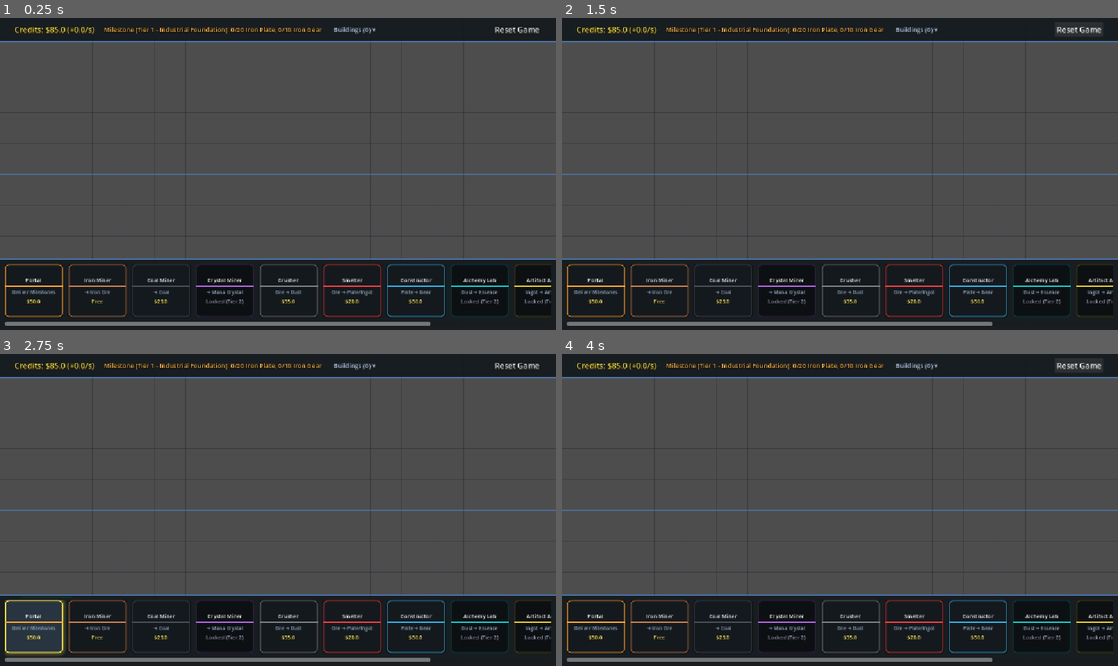
Above: before the commit, frames 1-4 (two rows, left to right).
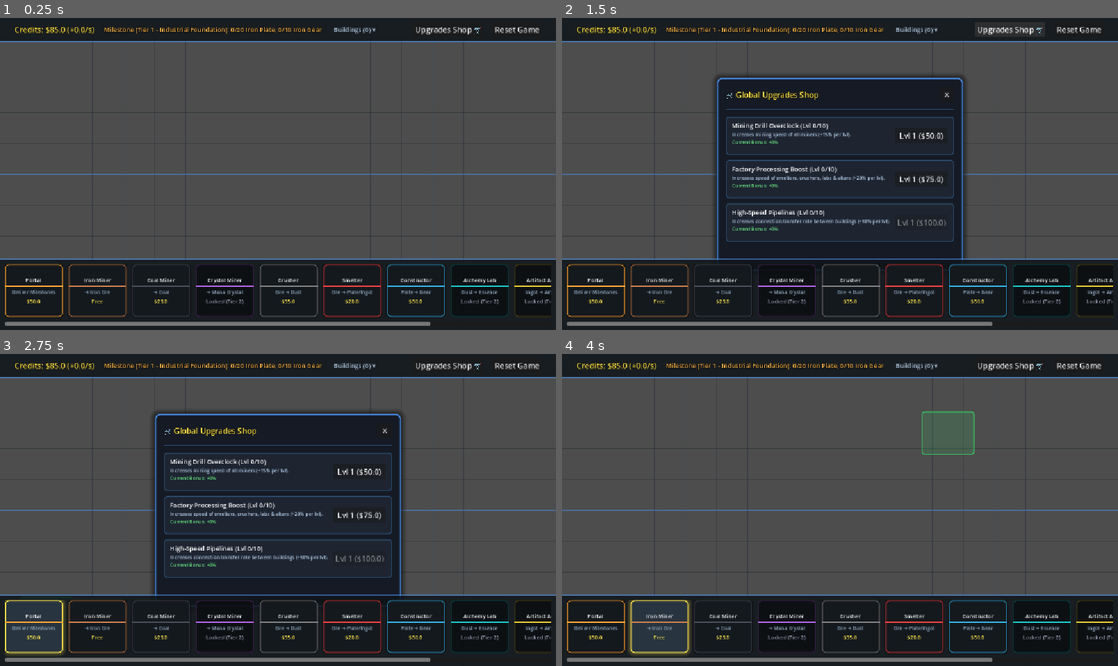
Above: after the commit, the same moments.

Repository: DisKass/Divine
Game: Godot game, scene res://scenes/main_game.tscn
The game is run twice, just before and just after one commit, with the same random seed, the same clock (stepped at 60 frames per second) and the same inputs.
Inputs (mouse positions are in pixels of both pictures, inside the frame that each line leads up to):
- Up to frame 1 (0.25 s): no input
- Up to frame 2 (1.5 s): click "Buildings (0) ▾" at 0.5 s; click "Reset Game" (after the commit: "Upgrades Shop 🛒") at 1.25 s
- Up to frame 3 (2.75 s): click (33, 625) at 2.02 s
- Up to frame 4 (4 s): click (662, 625) at 2.77 s; click "Reset Game" (after the commit: "✕") at 3.5 s

The runs differ from the first frame. In frame 1, 0.2% of the frame differs, in the area x 74-87%, y 2-6%; in frame 2, 26%, in the area x 27-87%, y 2-78%; in frame 3, 26%; in frame 4, 2.2%.

Commit message:
feat: Global Upgrades Shop Core & UI with logistics transfer rate balancing

Diff:
--- /dev/null
+++ b/scenes/shop_panel.tscn
@@ -0,0 +1,6 @@
+[gd_scene load_steps=2 format=3]
+
+[ext_resource type="Script" path="res://scripts/visual/shop_panel.gd" id="1_shop"]
+
+[node name="ShopPanel" type="PanelContainer"]
+script = ExtResource("1_shop")
--- a/scripts/core/benchmark.gd
+++ b/scripts/core/benchmark.gd
@@ -11,9 +11,11 @@
 	verify_resource_flow()
 	verify_multi_recipe_switching()
 	verify_portal_milestones()
+	verify_upgrades_shop()
 	run_performance_benchmark()
 
 	quit()
+
 
 
 func verify_economy_rules() -> void:
@@ -313,20 +315,11 @@
 
 	# Run ticks to deliver resources
 	print("Simulating ticks for Portal deliveries...")
-	# Tick 1: Producer outputs items
-	net.tick(1.0, economy)
-	# Tick 2: Items transfer to Portal and are submitted to economy
-	net.tick(1.0, economy)
-
-	var m_status1 = economy.get_current_milestone()
-	print("Progress after 1 batch: ", m_status1["progress"])
-
-	# Tick 3 & 4: Deliver second batch (total 20 iron_plate, 10 iron_gear -> completes Tier 1 requirement)
-	net.tick(1.0, economy)
-	net.tick(1.0, economy)
+	for t in range(25):
+		net.tick(1.0, economy)
 
 	var m_status2 = economy.get_current_milestone()
-	print("Current Milestone after 2nd batch: Tier ", m_status2["tier"], " - ", m_status2["name"])
+	print("Current Milestone after 25 ticks: Tier ", m_status2["tier"], " - ", m_status2["name"])
 
 	var lab_unlocked_t2 = economy.is_building_unlocked("alchemy_lab")
 	var altar_unlocked_t2 = economy.is_building_unlocked("artifact_altar")
@@ -336,3 +329,52 @@
 		print("[PASS] Portal delivery, Milestone Tier 1 completion, and Tier 2 building unlocks verified successfully!")
 	else:
 		print("[FAIL] Milestone completion or Tier 2 unlocks failed.")
+
+func verify_upgrades_shop() -> void:
+	print("\n--- Verifying Global Upgrades Shop & Logistics Bottleneck ---")
+	var economy = EconomyManager.new()
+	economy.resources["credits"] = 500.0
+
+	# Initial levels and costs
+	print("Initial Credits: ", economy.get_resource("credits"))
+	var cost_lvl1 = economy.get_upgrade_cost("miner_speed")
+	print("Miner Speed Lvl 1 Cost: ", cost_lvl1)
+
+	# Buy Level 1 & 2 miner speed
+	var buy1 = economy.buy_upgrade("miner_speed")
+	var buy2 = economy.buy_upgrade("miner_speed")
+	print("Miner Speed Lvl 2 -> Credits Left: ", economy.get_resource("credits"))
+
+	# Verify network simulation speed scaling
+	var net = FactoryNetwork.new()
+	var miner = net.add_building("miner", Vector2i(0, 0), {})
+	var smelter = net.add_building("smelter", Vector2i(0, 1), {
+		"inputs": { "iron_ore": 1.0 },
+		"outputs": { "iron_plate": 1.0 },
+		"duration": 1.0
+	})
+
+	# Miner outputs 2.0 per tick for bottleneck testing
+	miner.outputs["iron_ore"] = 2.0
+	net.add_connection(miner.id, smelter.id)
+
+
+	# Tick without logistics upgrade: transfer_rate = 1.0 per tick, leaving 1.0 backlogged in miner outputs
+	net.tick(1.0, economy)
+	var backlog_base = miner.outputs.get("iron_ore", 0.0)
+	print("Miner backlog without logistics upgrade (max_transfer=1.0): ", backlog_base)
+
+	# Buy Logistics Pipeline Lvl 2 (+100% -> transfer_rate = 2.0)
+	economy.buy_upgrade("logistics_transfer")
+	economy.buy_upgrade("logistics_transfer")
+
+	miner.outputs["iron_ore"] = 2.0
+	smelter.inputs["iron_ore"] = 0.0
+	net.tick(1.0, economy)
+	var backlog_upgraded = miner.outputs.get("iron_ore", 0.0)
+	print("Miner backlog with Logistics Lvl 2 upgrade (max_transfer=2.0): ", backlog_upgraded)
+
+	if buy1 and buy2 and backlog_base == 1.0 and backlog_upgraded == 0.0:
+		print("[PASS] Global Upgrades purchasing, cost scaling, and logistics transfer bottleneck verified successfully!")
+	else:
+		print("[FAIL] Global Upgrades verification failed.")
--- a/scripts/core/building_data.gd
+++ b/scripts/core/building_data.gd
@@ -68,13 +68,14 @@
 			output_limits[res] = maxf(r_outputs[res] * 10.0, 20.0)
 
 ## Simulates a single tick of duration `delta` (usually 1.0 second).
-func tick(delta: float = 1.0) -> void:
+func tick(delta: float = 1.0, speed_multiplier: float = 1.0) -> void:
 	if active_recipe.is_empty():
 		return
 
 	var recipe_inputs = active_recipe.get("inputs", {})
 	var recipe_outputs = active_recipe.get("outputs", {})
 	var duration = float(active_recipe.get("duration", 1.0))
+	var effective_delta = delta * speed_multiplier
 
 	if not is_producing:
 		# Check if we have enough inputs
@@ -99,7 +100,7 @@
 			production_progress = 0.0
 
 	if is_producing:
-		production_progress += delta
+		production_progress += effective_delta
 		if production_progress >= duration - 0.0001: # Avoid floating point issues
 			# Complete production: add products to outputs
 			for res in recipe_outputs:
@@ -107,6 +108,7 @@
 				outputs[res] = minf(outputs.get(res, 0.0) + recipe_outputs[res], limit)
 			is_producing = false
 			production_progress = 0.0
+
 
 ## Serializes building data state to dictionary.
 func to_dict() -> Dictionary:
--- a/scripts/core/economy_manager.gd
+++ b/scripts/core/economy_manager.gd
@@ -28,6 +28,7 @@
 var cost_configs: Dictionary = {}
 
 signal milestone_completed(tier: int, milestone_data: Dictionary)
+signal upgrade_purchased(upgrade_id: String, level: int)
 
 const MILESTONES: Array[Dictionary] = [
 	{
@@ -55,8 +56,37 @@
 	}
 ]
 
+const UPGRADE_CONFIGS: Dictionary = {
+	"miner_speed": {
+		"name": "Mining Drill Overclock",
+		"description": "Increases mining speed of all miners (+15% per lvl).",
+		"base_cost": 50.0,
+		"cost_multiplier": 1.5,
+		"max_level": 10,
+		"bonus_per_level": 0.15
+	},
+	"factory_speed": {
+		"name": "Factory Processing Boost",
+		"description": "Increases speed of smelters, crushers, labs & altars (+20% per lvl).",
+		"base_cost": 75.0,
+		"cost_multiplier": 1.6,
+		"max_level": 10,
+		"bonus_per_level": 0.20
+	},
+	"logistics_transfer": {
+		"name": "High-Speed Pipelines",
+		"description": "Increases connection transfer rate between buildings (+50% per lvl).",
+		"base_cost": 100.0,
+		"cost_multiplier": 1.7,
+		"max_level": 10,
+		"bonus_per_level": 0.50
+	}
+}
+
 var current_milestone_index: int = 0
 var milestone_progress: Dictionary = {}
+var upgrades: Dictionary = {}
+
 
 func _init() -> void:
 	# Initialize default resources
@@ -283,13 +313,61 @@
 func get_resource(name: String) -> float:
 	return resources.get(name, 0.0)
 
+## Returns the purchased level for an upgrade.
+func get_upgrade_level(id: String) -> int:
+	return int(upgrades.get(id, 0))
+
+## Returns cost dictionary for the next level of an upgrade.
+func get_upgrade_cost(id: String) -> Dictionary:
+	var config = UPGRADE_CONFIGS.get(id, {})
+	if config.is_empty():
+		return {}
+	var lvl = get_upgrade_level(id)
+	var max_lvl = int(config.get("max_level", 10))
+	if lvl >= max_lvl:
+		return {} # Max level reached
+	var base = float(config.get("base_cost", 50.0))
+	var mult = float(config.get("cost_multiplier", 1.5))
+	var cost_val = snappedf(base * pow(mult, lvl), 0.1)
+	return { "credits": cost_val }
+
+## Returns total bonus multiplier fraction for an upgrade (e.g. 0.3 for +30%).
+func get_upgrade_bonus(id: String) -> float:
+	var config = UPGRADE_CONFIGS.get(id, {})
+	if config.is_empty():
+		return 0.0
+	var lvl = get_upgrade_level(id)
+	var per_lvl = float(config.get("bonus_per_level", 0.1))
+	return lvl * per_lvl
+
+## Checks if player can afford the next level of upgrade.
+func can_afford_upgrade(id: String) -> bool:
+	var cost = get_upgrade_cost(id)
+	if cost.is_empty():
+		return false
+	var cost_val = cost.get("credits", 0.0)
+	return get_resource("credits") >= cost_val
+
+## Buys the next level of upgrade if affordable. Returns true if successful.
+func buy_upgrade(id: String) -> bool:
+	if not can_afford_upgrade(id):
+		return false
+	var cost = get_upgrade_cost(id)
+	var cost_val = cost.get("credits", 0.0)
+	resources["credits"] -= cost_val
+	var new_lvl = get_upgrade_level(id) + 1
+	upgrades[id] = new_lvl
+	upgrade_purchased.emit(id, new_lvl)
+	return true
+
 ## Serializes the economy manager.
 func to_dict() -> Dictionary:
 	return {
 		"resources": resources.duplicate(),
 		"building_counts": building_counts.duplicate(),
 		"current_milestone_index": current_milestone_index,
-		"milestone_progress": milestone_progress.duplicate()
+		"milestone_progress": milestone_progress.duplicate(),
+		"upgrades": upgrades.duplicate()
 	}
 
 ## Deserializes and restores the economy manager.
@@ -298,3 +376,4 @@
 	building_counts = dict.get("building_counts", {}).duplicate()
 	current_milestone_index = int(dict.get("current_milestone_index", 0))
 	milestone_progress = dict.get("milestone_progress", {}).duplicate()
+	upgrades = dict.get("upgrades", {}).duplicate()
--- a/scripts/core/factory_network.gd
+++ b/scripts/core/factory_network.gd
@@ -154,14 +154,26 @@
 
 ## Performs a single step of the simulation network (delta in seconds, usually 1.0).
 func tick(delta: float = 1.0, economy: EconomyManager = null) -> void:
+	var miner_speed_mult = 1.0
+	var factory_speed_mult = 1.0
+	var logistics_bonus = 0.0
+
+	if economy != null:
+		miner_speed_mult += economy.get_upgrade_bonus("miner_speed")
+		factory_speed_mult += economy.get_upgrade_bonus("factory_speed")
+		logistics_bonus = economy.get_upgrade_bonus("logistics_transfer")
+
 	# 1. Tick all building processes
 	for b in _buildings_list:
-		b.tick(delta)
+		var speed_mult = miner_speed_mult if b.type.begins_with("miner") else factory_speed_mult
+		b.tick(delta, speed_mult)
 
 	# 2. Distribute resources along connections
-	# Default transfer rate: 5.0 items per tick (adjust as needed)
-	var transfer_rate = 5.0
+	# Default transfer rate: 1.0 item per second base
+	var transfer_rate = 1.0 * (1.0 + logistics_bonus)
 	var max_transfer = transfer_rate * delta
+
+
 
 	for cache in _connection_cache:
 		var from_b: BuildingData = cache[0]
--- a/scripts/visual/hud.gd
+++ b/scripts/visual/hud.gd
@@ -12,6 +12,7 @@
 var credits_label: Label
 var milestone_label: Label
 var stats_menu: MenuButton
+var shop_panel: ShopPanel
 var tool_buttons: Dictionary = {}
 var tool_cost_labels: Dictionary = {}
 var _scroll_container: ScrollContainer
@@ -90,6 +91,17 @@
 	spacer.size_flags_horizontal = Control.SIZE_EXPAND_FILL
 	top_hbox.add_child(spacer)
 
+	var shop_btn = Button.new()
+	shop_btn.text = "Upgrades Shop 🛒"
+	shop_btn.size_flags_vertical = Control.SIZE_SHRINK_CENTER
+	shop_btn.pressed.connect(func():
+		if is_instance_valid(shop_panel):
+			shop_panel.visible = not shop_panel.visible
+			if shop_panel.visible:
+				shop_panel.update_shop()
+	)
+	top_hbox.add_child(shop_btn)
+
 	var reset_btn = Button.new()
 	reset_btn.text = "Reset Game"
 	reset_btn.size_flags_vertical = Control.SIZE_SHRINK_CENTER
@@ -99,6 +111,13 @@
 	var top_margin_r = Control.new()
 	top_margin_r.custom_minimum_size = Vector2(10, 0)
 	top_hbox.add_child(top_margin_r)
+
+	# Setup Shop Panel instance
+	var shop_scene = preload("res://scenes/shop_panel.tscn")
+	shop_panel = shop_scene.instantiate()
+	add_child(shop_panel)
+	shop_panel.visible = false
+
 
 
 	# Bottom Toolbar Panel
@@ -312,8 +331,15 @@
 
 ## Main update call to refresh labels, stats, prices and button disable/enabled states.
 func update_hud(economy: EconomyManager, credits_per_tick: float, current_mode: int, selected_build_type: String) -> void:
+	if is_instance_valid(shop_panel):
+		if shop_panel.economy != economy:
+			shop_panel.setup(economy)
+		if shop_panel.visible:
+			shop_panel.update_shop()
+
 	# 1. Update resource count & milestone status
 	var credits = economy.get_resource("credits")
+
 	credits_label.text = "Credits: $%.1f (+%.1f/s)" % [credits, credits_per_tick]
 
 	var m_info = economy.get_current_milestone()
--- /dev/null
+++ b/scripts/visual/shop_panel.gd
@@ -0,0 +1,194 @@
+extends PanelContainer
+class_name ShopPanel
+
+## Modal UI Panel displaying the global Upgrades Shop.
+
+signal closed
+
+const EconomyManager = preload("res://scripts/core/economy_manager.gd")
+
+var economy: EconomyManager
+var upgrade_cards: Dictionary = {} # upgrade_id -> Dictionary of node refs
+
+func setup(p_economy: EconomyManager) -> void:
+	economy = p_economy
+	_create_ui()
+	update_shop()
+
+	if is_instance_valid(economy):
+		economy.upgrade_purchased.connect(_on_upgrade_purchased)
+
+func _create_ui() -> void:
+	custom_minimum_size = Vector2(450, 400)
+	set_anchors_and_offsets_preset(Control.PRESET_CENTER)
+	grow_horizontal = Control.GROW_DIRECTION_BOTH
+	grow_vertical = Control.GROW_DIRECTION_BOTH
+
+	var panel_style = StyleBoxFlat.new()
+	panel_style.bg_color = Color(0.08, 0.1, 0.14, 0.96)
+	panel_style.border_width_left = 3
+	panel_style.border_width_top = 3
+	panel_style.border_width_right = 3
+	panel_style.border_width_bottom = 3
+	panel_style.border_color = Color(0.3, 0.6, 1.0, 0.8)
+	panel_style.corner_radius_top_left = 10
+	panel_style.corner_radius_top_right = 10
+	panel_style.corner_radius_bottom_left = 10
+	panel_style.corner_radius_bottom_right = 10
+	panel_style.shadow_color = Color(0, 0, 0, 0.5)
+	panel_style.shadow_size = 12
+	add_theme_stylebox_override("panel", panel_style)
+
+	var margin = MarginContainer.new()
+	margin.add_theme_constant_override("margin_left", 16)
+	margin.add_theme_constant_override("margin_right", 16)
+	margin.add_theme_constant_override("margin_top", 16)
+	margin.add_theme_constant_override("margin_bottom", 16)
+	add_child(margin)
+
+	var main_vbox = VBoxContainer.new()
+	main_vbox.add_theme_constant_override("separation", 14)
+	margin.add_child(main_vbox)
+
+	# Header HBox
+	var header_hbox = HBoxContainer.new()
+	main_vbox.add_child(header_hbox)
+
+	var title_label = Label.new()
+	title_label.text = "🛒 Global Upgrades Shop"
+	title_label.add_theme_font_size_override("font_size", 16)
+	title_label.add_theme_color_override("font_color", Color(1.0, 0.9, 0.3))
+	title_label.add_theme_color_override("font_outline_color", Color.BLACK)
+	title_label.add_theme_constant_override("outline_size", 4)
+	header_hbox.add_child(title_label)
+
+	var spacer = Control.new()
+	spacer.size_flags_horizontal = Control.SIZE_EXPAND_FILL
+	header_hbox.add_child(spacer)
+
+	var close_btn = Button.new()
+	close_btn.text = " ✕ "
+	close_btn.pressed.connect(func():
+		visible = false
+		closed.emit()
+	)
+	header_hbox.add_child(close_btn)
+
+	var sep = ColorRect.new()
+	sep.custom_minimum_size = Vector2(0, 2)
+	sep.color = Color(0.3, 0.6, 1.0, 0.4)
+	main_vbox.add_child(sep)
+
+	# Scrollable container for upgrades
+	var scroll = ScrollContainer.new()
+	scroll.size_flags_vertical = Control.SIZE_EXPAND_FILL
+	scroll.horizontal_scroll_mode = ScrollContainer.SCROLL_MODE_DISABLED
+	main_vbox.add_child(scroll)
+
+	var cards_vbox = VBoxContainer.new()
+	cards_vbox.size_flags_horizontal = Control.SIZE_EXPAND_FILL
+	cards_vbox.add_theme_constant_override("separation", 10)
+	scroll.add_child(cards_vbox)
+
+	# Create cards for each upgrade
+	for up_id in EconomyManager.UPGRADE_CONFIGS:
+		_create_upgrade_card(cards_vbox, up_id)
+
+func _create_upgrade_card(container: Control, up_id: String) -> void:
+	var config: Dictionary = EconomyManager.UPGRADE_CONFIGS[up_id]
+
+	var card = PanelContainer.new()
+	card.custom_minimum_size = Vector2(0, 80)
+
+	var card_style = StyleBoxFlat.new()
+	card_style.bg_color = Color(0.12, 0.15, 0.2, 0.9)
+	card_style.border_width_left = 2
+	card_style.border_width_top = 2
+	card_style.border_width_right = 2
+	card_style.border_width_bottom = 2
+	card_style.border_color = Color(0.2, 0.4, 0.6, 0.6)
+	card_style.corner_radius_top_left = 6
+	card_style.corner_radius_top_right = 6
+	card_style.corner_radius_bottom_left = 6
+	card_style.corner_radius_bottom_right = 6
+	card.add_theme_stylebox_override("panel", card_style)
+
+	var c_margin = MarginContainer.new()
+	c_margin.add_theme_constant_override("margin_left", 10)
+	c_margin.add_theme_constant_override("margin_right", 10)
+	c_margin.add_theme_constant_override("margin_top", 8)
+	c_margin.add_theme_constant_override("margin_bottom", 8)
+	card.add_child(c_margin)
+
+	var c_hbox = HBoxContainer.new()
+	c_hbox.add_theme_constant_override("separation", 10)
+	c_margin.add_child(c_hbox)
+
+	var info_vbox = VBoxContainer.new()
+	info_vbox.size_flags_horizontal = Control.SIZE_EXPAND_FILL
+	info_vbox.add_theme_constant_override("separation", 2)
+	c_hbox.add_child(info_vbox)
+
+	var name_lbl = Label.new()
+	name_lbl.add_theme_font_size_override("font_size", 13)
+	name_lbl.add_theme_color_override("font_color", Color.WHITE)
+	info_vbox.add_child(name_lbl)
+
+	var desc_lbl = Label.new()
+	desc_lbl.text = config.get("description", "")
+	desc_lbl.add_theme_font_size_override("font_size", 10)
+	desc_lbl.add_theme_color_override("font_color", Color(0.7, 0.8, 0.9))
+	info_vbox.add_child(desc_lbl)
+
+	var bonus_lbl = Label.new()
+	bonus_lbl.add_theme_font_size_override("font_size", 10)
+	bonus_lbl.add_theme_color_override("font_color", Color(0.4, 0.9, 0.5))
+	info_vbox.add_child(bonus_lbl)
+
+	var buy_btn = Button.new()
+	buy_btn.custom_minimum_size = Vector2(110, 0)
+	buy_btn.size_flags_vertical = Control.SIZE_SHRINK_CENTER
+	buy_btn.pressed.connect(func():
+		if is_instance_valid(economy):
+			economy.buy_upgrade(up_id)
+			update_shop()
+	)
+	c_hbox.add_child(buy_btn)
+
+	container.add_child(card)
+	upgrade_cards[up_id] = {
+		"name_label": name_lbl,
+		"bonus_label": bonus_lbl,
+		"buy_button": buy_btn
+	}
+
+## Updates all upgrade card labels, levels, and button states.
+func update_shop() -> void:
+	if economy == null:
+		return
+
+	for up_id in upgrade_cards:
+		var refs: Dictionary = upgrade_cards[up_id]
+		var config: Dictionary = EconomyManager.UPGRADE_CONFIGS[up_id]
+		var lvl = economy.get_upgrade_level(up_id)
+		var max_lvl = int(config.get("max_level", 10))
+		var bonus_pct = economy.get_upgrade_bonus(up_id) * 100.0
+
+		var name_lbl: Label = refs["name_label"]
+		var bonus_lbl: Label = refs["bonus_label"]
+		var buy_btn: Button = refs["buy_button"]
+
+		name_lbl.text = "%s (Lvl %d/%d)" % [config.get("name", up_id), lvl, max_lvl]
+		bonus_lbl.text = "Current Bonus: +%.0f%%" % bonus_pct
+
+		if lvl >= max_lvl:
+			buy_btn.text = "MAX LEVEL"
+			buy_btn.disabled = true
+		else:
+			var cost = economy.get_upgrade_cost(up_id)
+			var cost_val = cost.get("credits", 0.0)
+			buy_btn.text = "Lvl %d ($%.1f)" % [lvl + 1, cost_val]
+			buy_btn.disabled = not economy.can_afford_upgrade(up_id)
+
+func _on_upgrade_purchased(_up_id: String, _level: int) -> void:
+	update_shop()
Not shown, added: scripts/visual/shop_panel.gd.uid
Not shown, changed: DEVELOPMENT_LOG.md
Not shown, added: docs/plans/2026-07-20_global_upgrades_shop.md
